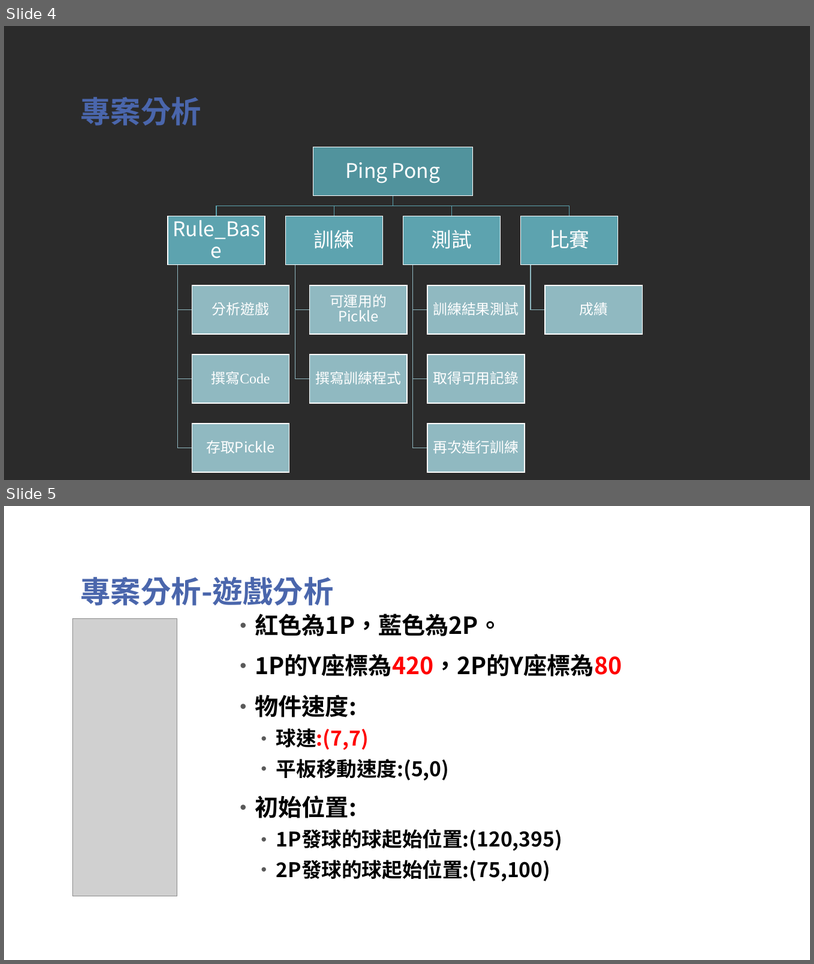
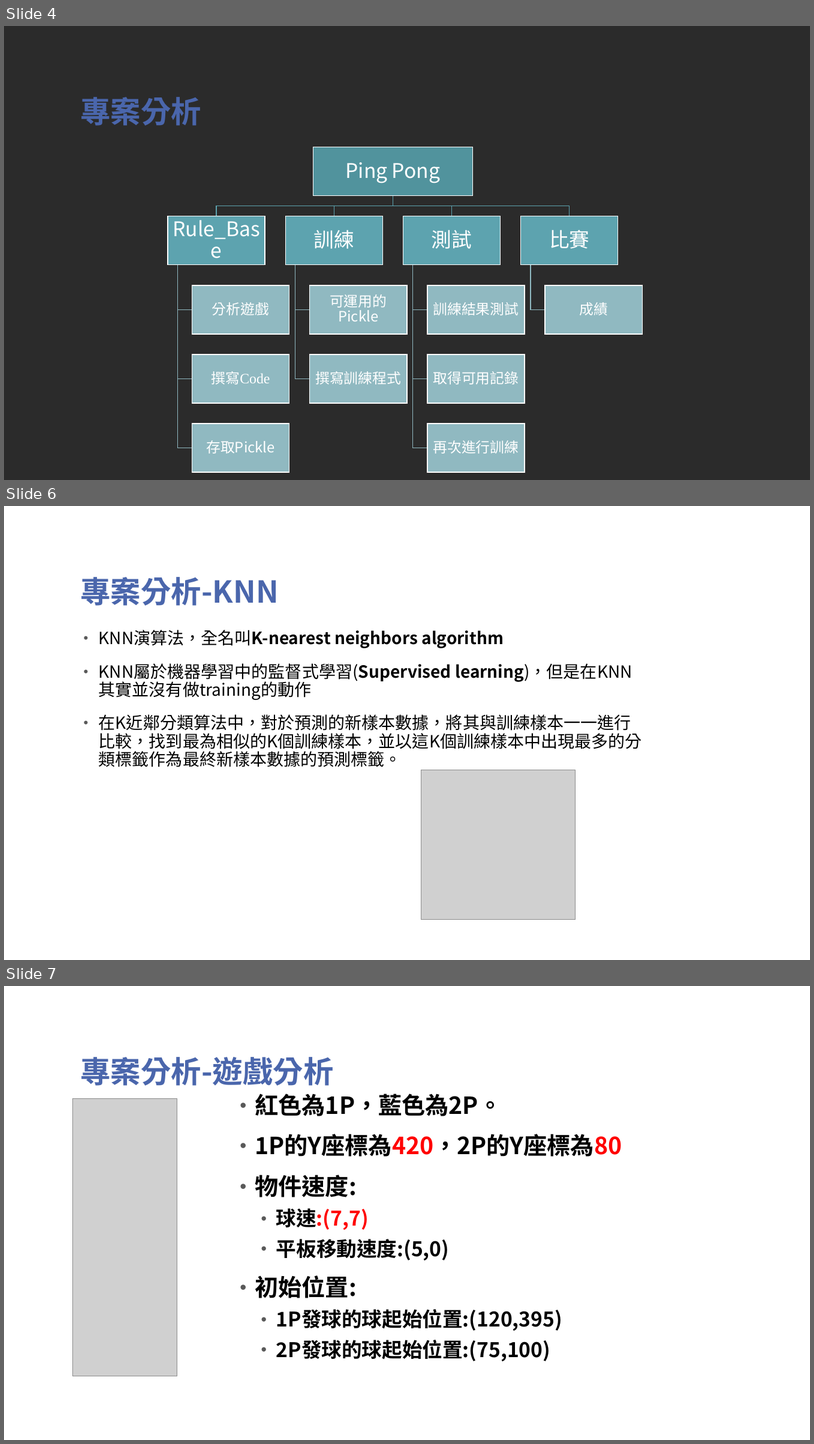
Before and after one commit to TsaiHaoWei/Machine-Learning, a slide deck: Finally project/Pingpong_第六組.pptx. Shown one above the other, each under a label of ours: slides 4 and 5 before the commit, slides 4, 6 and 7 after it; the slides between them are not shown. The pictures are 814x964 and 814x1444 pixels, drawn with LibreOffice and Linux fonts; fonts in the diff are those of the drawing; grey boxes stand for pictures; background and template pictures are left out; a plain dark background stands for a picture behind light text. Boxes give left, top, right and bottom in pixels: in the first picture for what was removed or moved away, otherwise in the second. Text is boxed around its words. In the diff, an @@ line names an element or a change of style, - is before the commit and + after.

```diff
--- a/Finally project/Pingpong_第六組.pptx
+++ b/Finally project/Pingpong_第六組.pptx
@@ slide 6 added at [4,506,810,960], background picture (left out) @@
@@ title added at [81,577,279,606], 36 pt, text #4A66AC, bold @@
+專案分析-KNN
@@ text added at [99,630,642,767], 20 pt, text #000000 @@
+• KNN演算法，全名叫K-nearest neighbors algorithm
+• KNN屬於機器學習中的監督式學習(Supervised learning)，但是在KNN其實並沒有做training的動作
+• 在K近鄰分類算法中，對於預測的新樣本數據，將其與訓練樣本一一進行比較，找到最為相似的K個訓練樣本，並以這K個訓練樣本中出現最多的分類標籤作為最終新樣本數據的預測標籤。
@@ picture added at [422,770,576,919] @@
@@ what was slide 5 is now slide 7 @@
```
Also in this commit, not shown: 1 slide changed, 2 other slides added.
